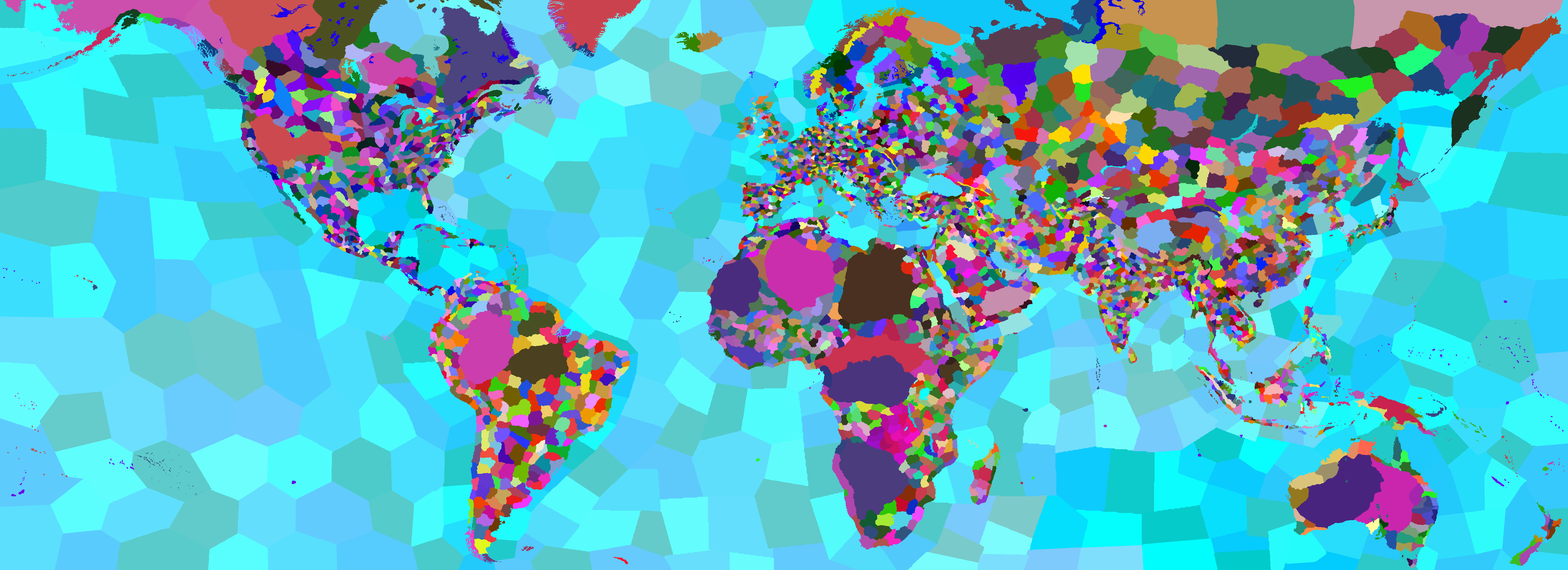
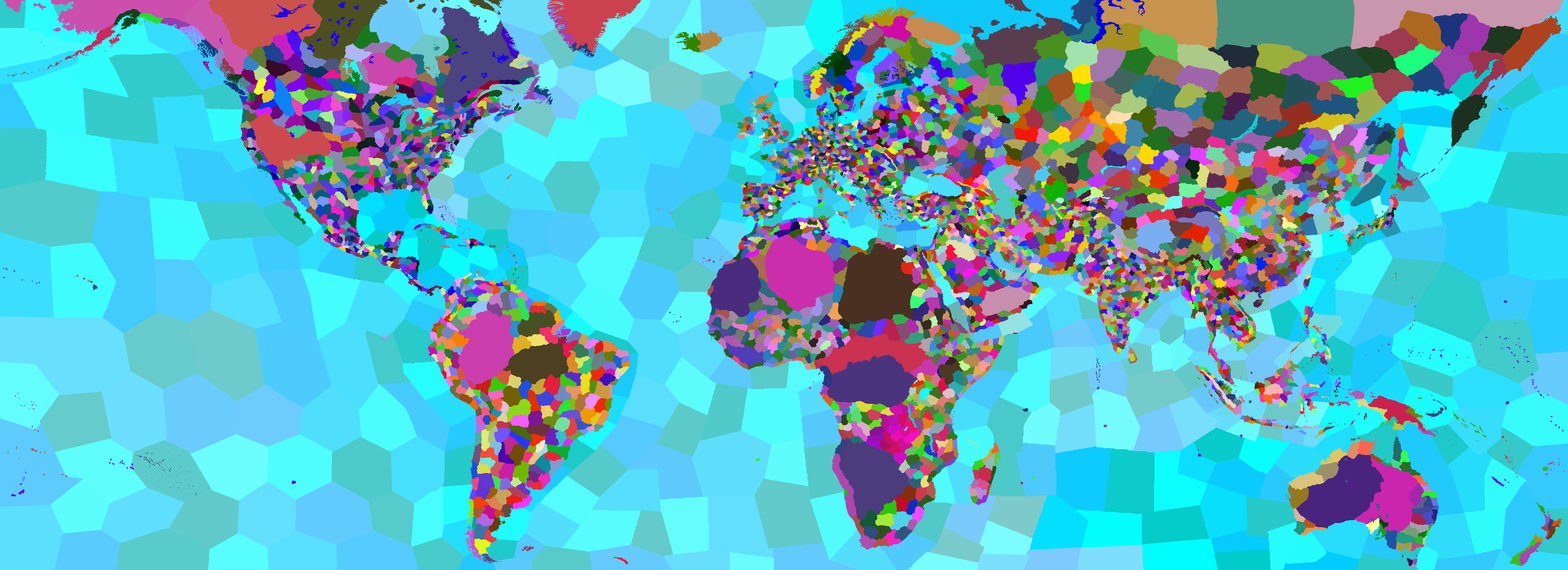
The second 1568px x 570px image is a revision of the first. Changes to its layers:
painted on "Bactria-Khorasan" over [1070,203,1109,234]
